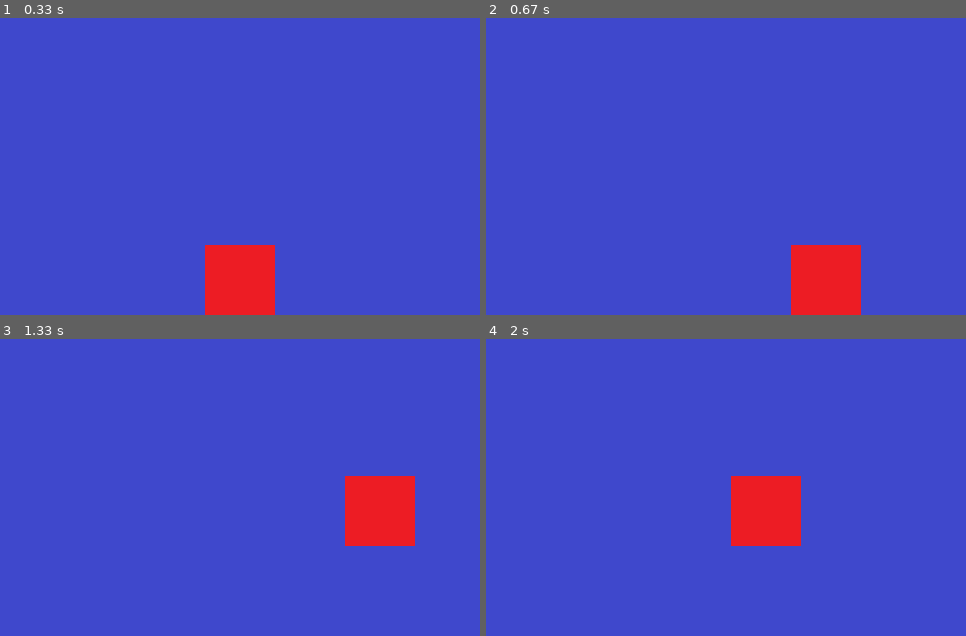
Above: before the commit, frames 1-4 (two rows, left to right).
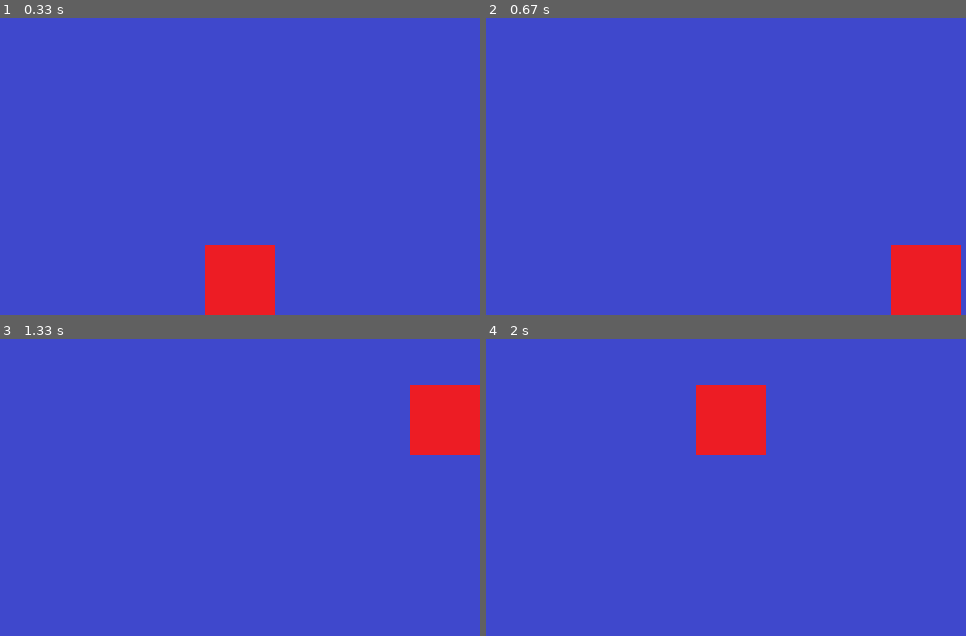
Above: after the commit, the same moments.

Repository: LEEBONGHAK/Basic-game-using-pygame
Game: pygame game, started from main.py
Same seed, same stepped clock (60 frames per second), same inputs: the game is played once before the commit and once after it.
Inputs:
- Up to frame 1 (0.33 s): no input
- Up to frame 2 (0.67 s): hold Right from 0.33 s (still down)
- Up to frame 3 (1.33 s): release Right at 0.8 s; hold Up 0.83-1.13 s
- Up to frame 4 (2 s): hold Left from 1.67 s (still down)

Frame 1 is identical in both runs. In frame 2, 6.9% of the frame differs, in the area x 63-99%, y 76-100%; in frame 3, 6.9%; in frame 4, 6.9%.

Commit message:
added frame per second

Diff:
--- a/main.py
+++ b/main.py
@@ -9,6 +9,9 @@
 
 # 화면 타이틀 설정
 pygame.display.set_caption("Bong Hak Game")  # 게임 이름
+
+# FPS
+clock = pygame.time.Clock()
 
 # 배경 이미지 불러오기
 background = pygame.image.load(
@@ -30,36 +33,48 @@
 to_x_right = 0
 to_y = 0
 
+# 캐릭터 이동 속도
+character_speed = 0.6
+
 # 프로그램이 종료되지 않도록 대기하도록 만듬
 # 이벤트 루프
 running = True  # 게임이 진행중인가?
 while running:
+    dt = clock.tick(60)  # 게임화면의 초당 프레임 수 설정
+
+    # 캐릭터가 1초 동안 100 만큼 이동을 해야함
+    # 10 fps : 1초 동안 10번 동작 -> 1번에 몇 만큼 이동? 10만큼! 10 * 10 = 100
+    # 20 fps : 1초 동안 20번 동작 -> 1번에 몇 만큼 이동? 5만큼! 5 * 20 = 100
+
+    # print("fps : " + str(clock.get_fps())) # 설정된 프레임 확인
+
     for event in pygame.event.get():
         # pygame을 쓰는데 무조건 필요 / 프로그램이 종료되지 않게하며 사용자의 동작을 확인
         if event.type == pygame.QUIT:  # 창이 닫히는 이벤트 발생?
             running = False  # 게임이 진행중이 아님
 
         if event.type == pygame.KEYDOWN:  # 키가 눌러졌는지 확인
-            # 눌러졌다면 각 방향으로 5px씩 이동
+            # 눌러졌다면 각 방향으로 character speed만큼 이동
             if event.key == pygame.K_LEFT:
-                to_x_left -= 5
+                to_x_left -= character_speed
             elif event.key == pygame.K_RIGHT:
-                to_x_right += 5
+                to_x_right += character_speed
             elif event.key == pygame.K_UP:
-                to_y -= 5
+                to_y -= character_speed
             elif event.key == pygame.K_DOWN:
-                to_y += 5
+                to_y += character_speed
 
-        if event.type == pygame.KEYUP:  # 방향키 때면 멈춤
+        if event.type == pygame.KEYUP:  # 방향키 떼면 멈춤
             if event.key == pygame.K_LEFT:
                 to_x_left = 0
             elif event.key == pygame.K_RIGHT:
                 to_x_right = 0
-            elif event.key == pygame.K_UP or event.type == pygame.K_DOWN:
+            elif event.key == pygame.K_UP or event.key == pygame.K_DOWN:
                 to_y = 0
 
-    character_x_pos += to_x_left + to_x_right
-    character_y_pos += to_y
+    character_x_pos += (to_x_left + to_x_right) * \
+        dt  # 프레임이 변화해도 속도를 일정하게 만들어 주기 위해서
+    character_y_pos += to_y * dt  # 프레임이 변화해도 속도를 일정하게 만들어 주기 위해서
 
     # 가로 경계값 처리
     if character_x_pos < 0:
